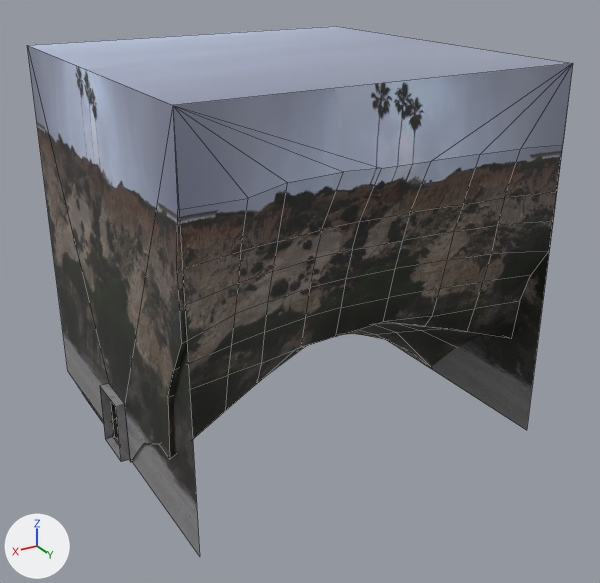
Renders of the FBX model Level_01/Assets/Models/Beach_Rm.fbx from each side of a commit.
Camera for both pictures: a 50 mm camera at (0.296, 0.238, 0.355) aimed at (-0.005, -0.264, 0.104). The axes (+X, +Y, +Z) are drawn at lower left. The lights are the same throughout. Mesh edges are drawn as thin lines. Where no turn or scale is listed for an object, it has been applied to the vertices.

The first picture shows 'Beach_Rm'.
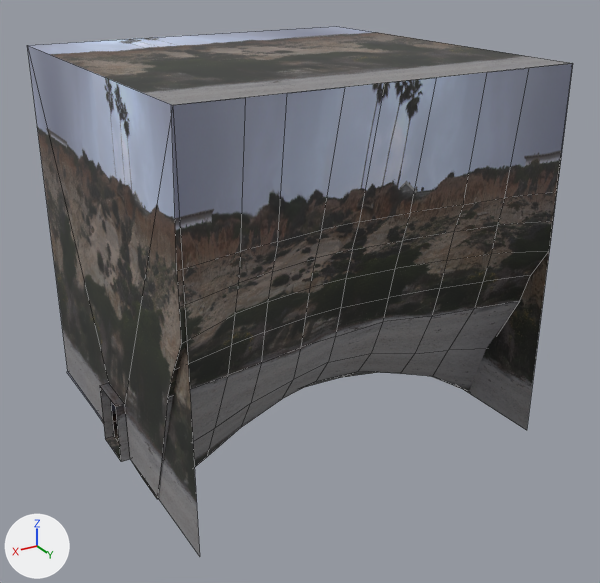
The change in detail:
me_mesh is used by ob_beach_rm; location (0.0, 0.0, 0.0).
me_mesh had 139 vertices, 127 faces and spanned x -0.147..0.145, y -0.424..-0.145, z -0.001..0.278.
me_mesh now has 139 vertices, 114 faces and spans x -0.147..0.145, y -0.424..-0.145, z 0.0..0.278.
Part 1, on me_mesh:
37 vertices are removed from x -0.142..0.14, y -0.374..-0.145, z -0.001..0.231.
69 faces are deleted.
32 vertices move from x -0.142..0.142, y -0.321..-0.172, z 0.0..0.103 to x -0.142..0.14, y -0.346..-0.197, z 0.0..0.078.
37 vertices are added at x -0.142..0.14, y -0.424..-0.145, z 0.0..0.278.
56 new faces join them.
me_mesh part 2: 61 kept faces spanning x -0.147..0.145, y -0.424..-0.145, z 0.0..0.278 get new texture (UV) coordinates.

Where the change shows, as pixel boxes (x1, y1, x2, y2) in the pictures (600 x 583 px; the box of a moved part takes in the faces that stretch with it):
part 1 of me_mesh, moved or reshaped
    before: (70, 63, 573, 462)
    after: (67, 63, 573, 499)
part 2 of me_mesh, surface changed
    both: (28, 26, 571, 506)
